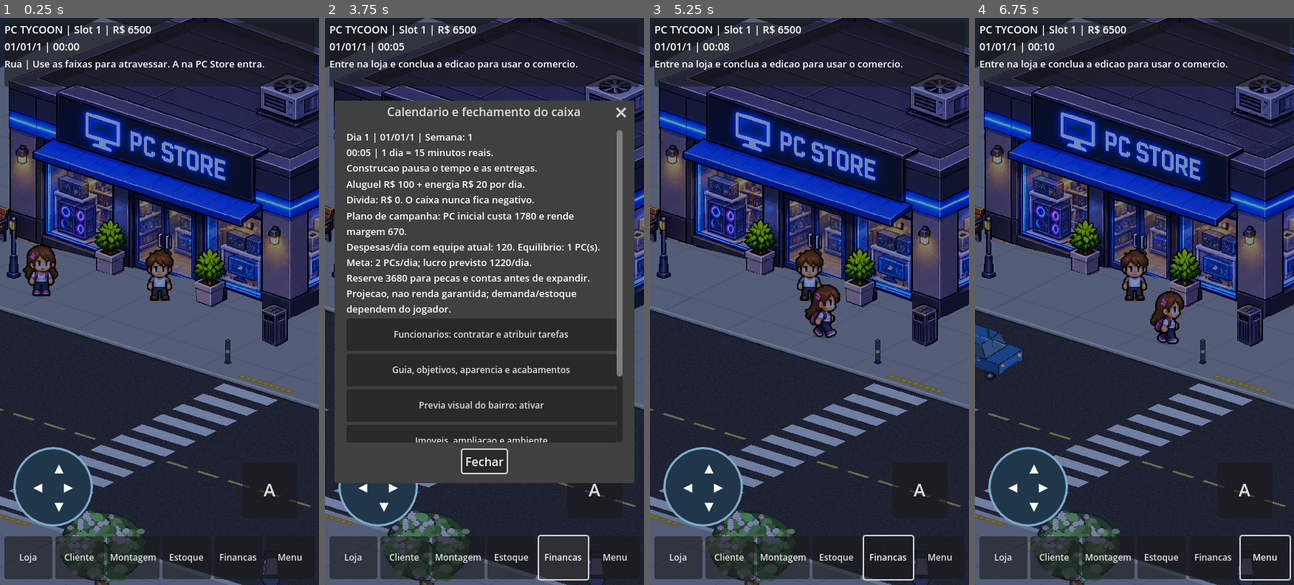
Above: before the commit, frames 1-4 (left to right).
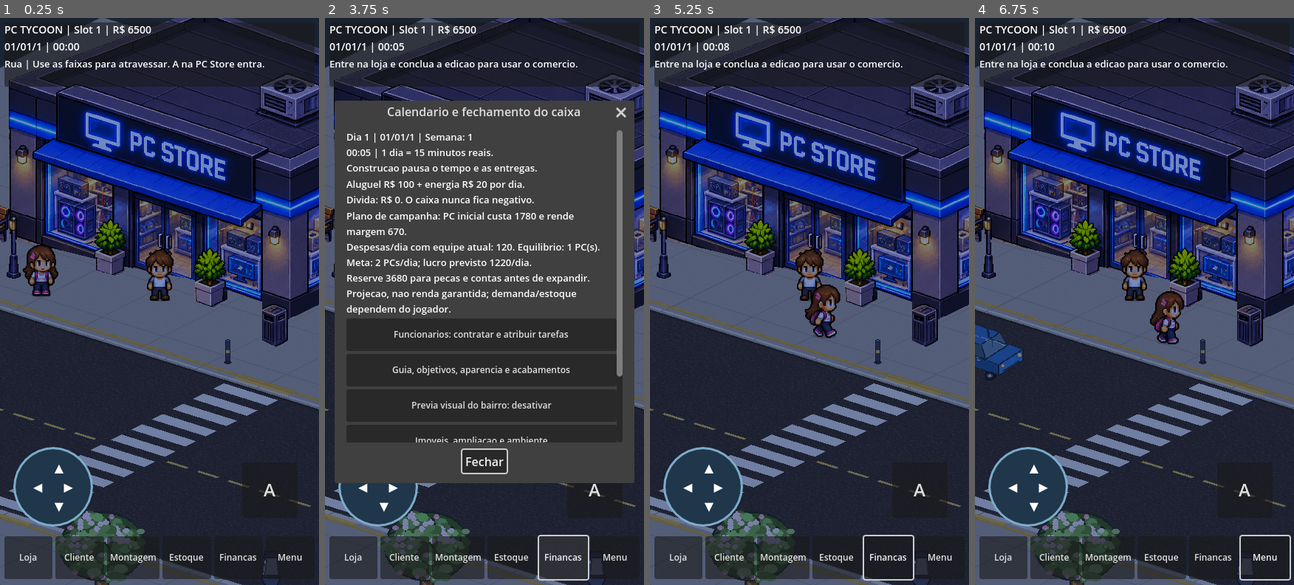
Above: after the commit, the same moments.

Repository: RiltonMaciel/Pixel-PC-Tycoon
Game: Godot game, scene res://scenes/RuaComercial.tscn
The game is run twice, just before and just after one commit, with the same random seed, the same clock (stepped at 60 frames per second) and the same inputs.
Inputs:
- Up to frame 1 (0.25 s): no input
- Up to frame 2 (3.75 s): click "Loja" at 0.5 s; click "Cliente" at 1.25 s; click "Montagem" at 2 s; click "Estoque" at 2.75 s; click "Financas" at 3.5 s
- Up to frame 3 (5.25 s): click "A" at 4.25 s; click "Fechar" at 5 s
- Up to frame 4 (6.75 s): click "Menu" at 5.75 s; click "Fechar" at 6.5 s

The runs differ from the first frame. In frame 1, 0.6% of the frame differs, in the area x 0-100%, y 49-100%; in frame 2, 0.5%; in frame 3, 0.6%; in frame 4, 0.6%.

Commit message:
feat(bairro): ativa assets detalhados existentes da previa visual no jogo

Diff:
--- a/scripts/BairroComercial.gd
+++ b/scripts/BairroComercial.gd
@@ -89,6 +89,8 @@
     vizinhanca = VIZINHANCA.new()
     add_child(vizinhanca)
     vizinhanca.configurar(Transform2D(U,V,ORIGEM),_fachada)
+    # Ativa os recursos detalhados ja presentes em Assets/Cenarios/PreviaVisual.
+    definir_previa(true)
 
 func _draw() -> void:
     _piso(Rect2(0,0,TAMANHO.x,RUA_INICIO),Color.WHITE,CALCADA)
